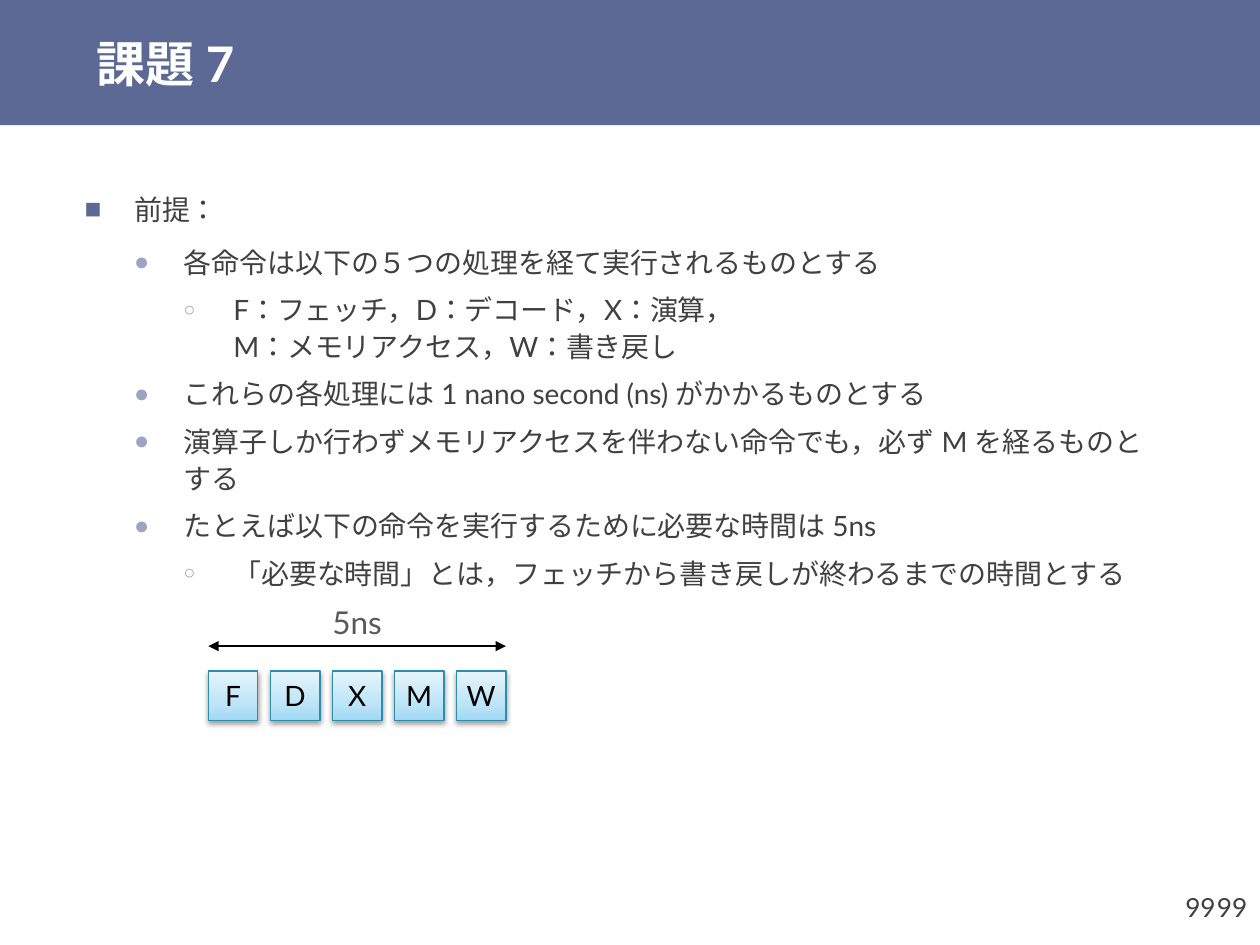
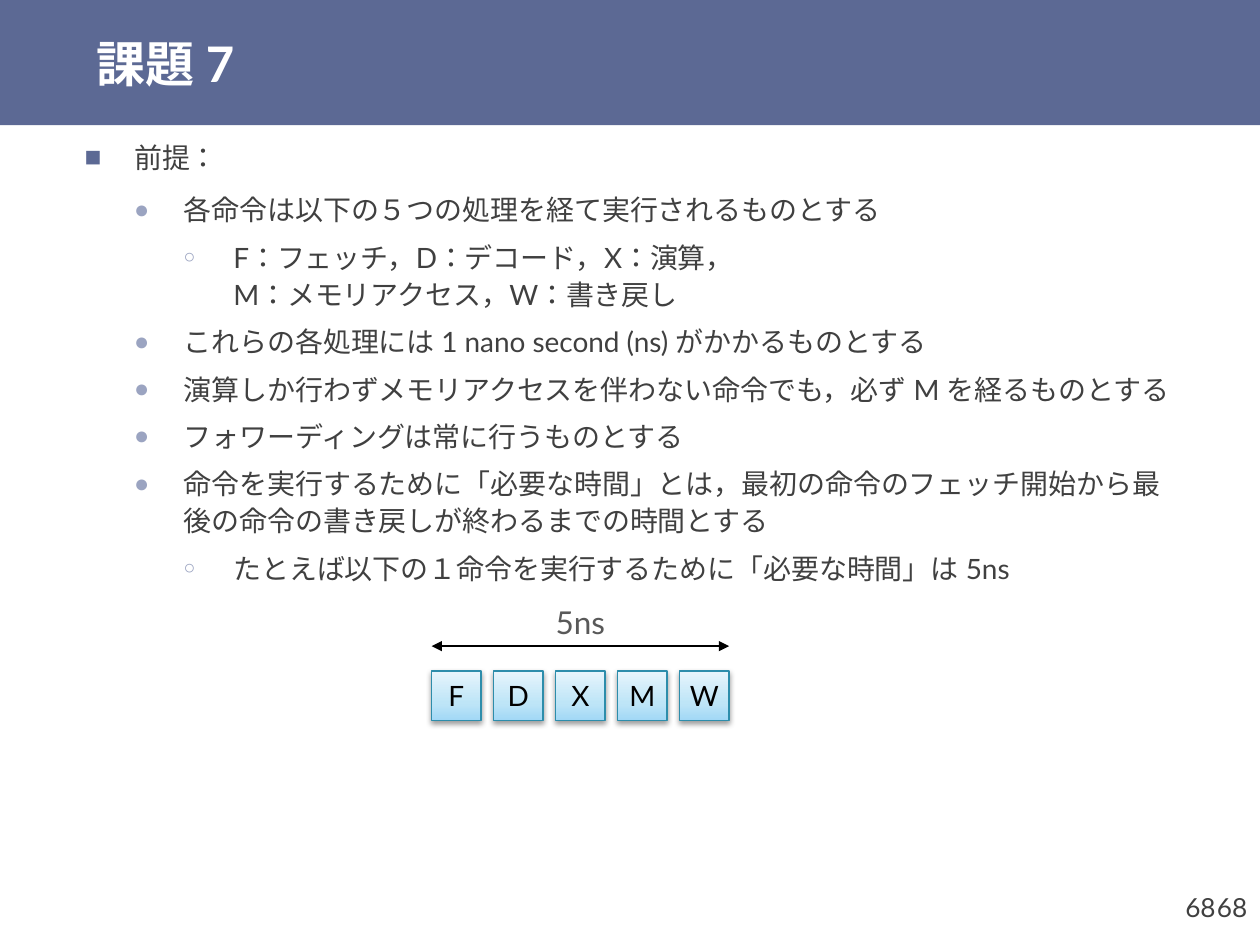
Before and after one commit to shioyadan/otya-computer-architecture-i, a slide deck: slide 68 of cai-shioya-07.pptx (slide 99 before the commit). Drawn at 1260x945 pixels with LibreOffice and Linux fonts; fonts in the diff are those of the drawing. Boxes give left, top, right and bottom in pixels: in the first picture for what was removed or moved away, otherwise in the second. Text is boxed around its words. In the diff, an @@ line names an element or a change of style, - is before the commit and + after.

```diff
--- a/cai-shioya-07.pptx
+++ b/cai-shioya-07.pptx
@@ text "前提：": place and size @@
-text "前提：" at <box>184,249,1142,587</box>
+text "前提：" at <box>134,144,1169,582</box>
@@ text at <box>184,376,1169,582</box>: text changed @@
-  ● 演算子しか行わずメモリアクセスを伴わない命令でも，必ず M を経るものとする
-  ● たとえば以下の命令を実行するために必要な時間は 5ns
-    ○ 「必要な時間」とは，フェッチから書き戻しが終わるまでの時間とする
+  ● 演算しか行わずメモリアクセスを伴わない命令でも，必ず M を経るものとする
+  ● フォワーディングは常に行うものとする
+  ● 命令を実行するために「必要な時間」とは，最初の命令のフェッチ開始から最後の命令の書き戻しが終わるまでの時間とする
+    ○ たとえば以下の１命令を実行するために「必要な時間」は 5ns
@@ 5 rectangles, 1 text, 1 double arrow: place and size @@
-5 rectangles, 1 text, 1 double arrow at <box>208,611,507,719</box>
+5 rectangles, 1 text, 1 double arrow at <box>432,611,730,719</box>
@@ page number at <box>1185,898,1215,917</box>: text changed @@
-99
+68
@@ page number at <box>1217,898,1247,917</box>: text changed @@
-99
+68
```
Also in this commit, not shown: 12 other slides changed, 22 slides added, 28 slides removed, 1 other file.
